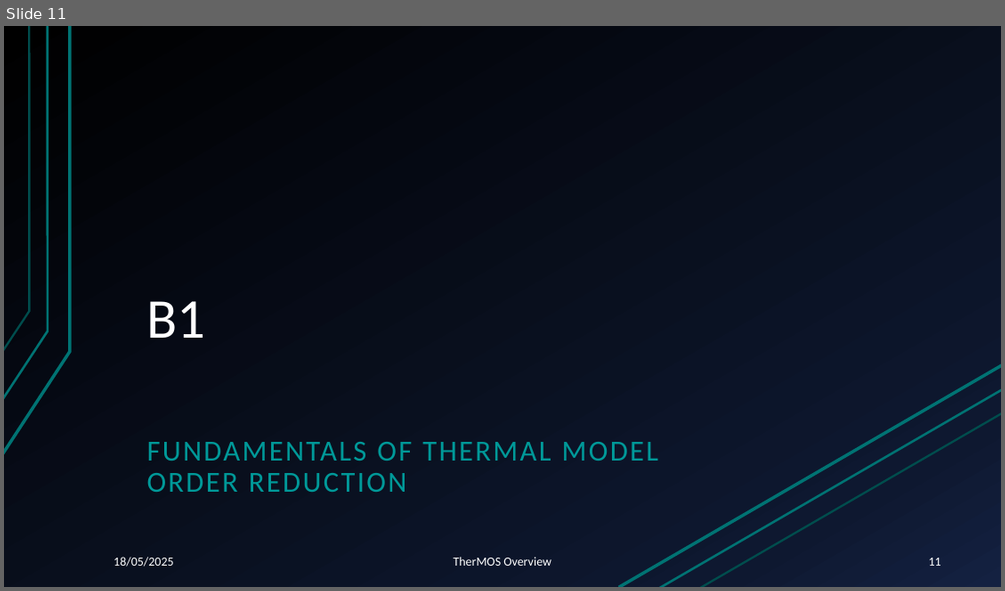
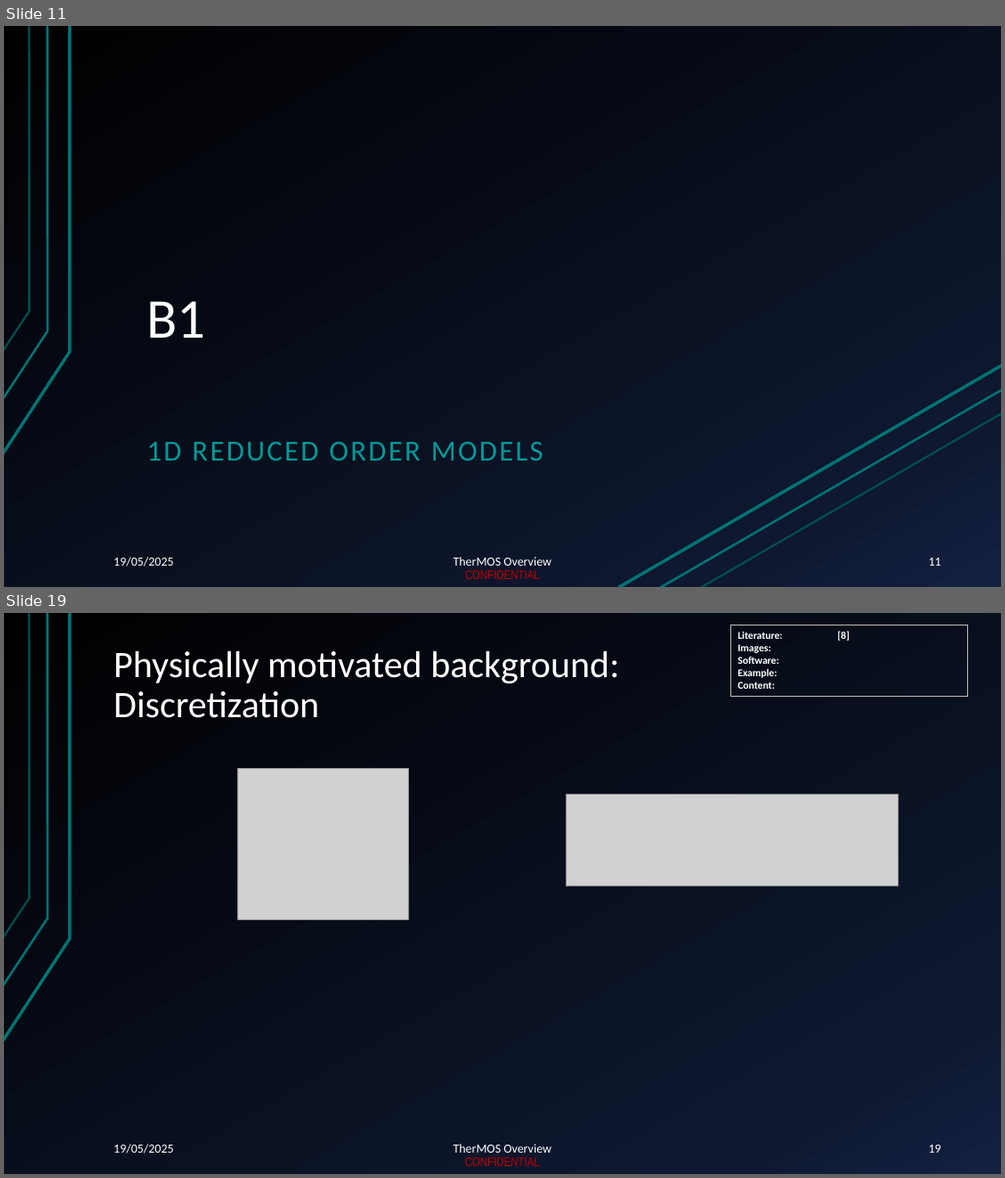
Before and after one commit to pascme05/TherMOS, a slide deck: docu/ppt/PR_250515_Thermos_Tutorial.pptx. Shown one above the other, each under a label of ours: slide 11 before the commit, slides 11 and 19 after it; the slides between them are not shown. The pictures are 1005x591 and 1005x1178 pixels, drawn with LibreOffice and Linux fonts; fonts in the diff are those of the drawing; grey boxes stand for pictures. Boxes give left, top, right and bottom in pixels: in the first picture for what was removed or moved away, otherwise in the second. Text is boxed around its words. In the diff, an @@ line names an element or a change of style, - is before the commit and + after.

```diff
--- a/docu/ppt/PR_250515_Thermos_Tutorial.pptx
+++ b/docu/ppt/PR_250515_Thermos_Tutorial.pptx
@@ slide 19 added at (4,613,1001,1174), background gradient #000000 to #0F1931 to #142242; not listed: 4 template elements that a slide beside it also shows @@
@@ rectangle added at (730,625,967,696), outline #C0C0C0 0.75 pt, 10 pt, text #FFFFFF, bold @@
+Literature: [8]
+Images:
+Software:
+Example:
+Content:
@@ title added at (113,651,619,718), 36 pt, text #FFFFFF @@
+Physically motivated background:
+Discretization
@@ picture added at (237,769,408,919) @@
@@ picture added at (566,794,898,886) @@
@@ text added at (113,1143,173,1153), 12 pt, text #FFFFFF @@
+19/05/2025
@@ text added at (453,1143,551,1152), 12 pt, text #FFFFFF @@
+TherMOS Overview
@@ page number added at (929,1144,941,1152), 12 pt, text #FFFFFF @@
+19
@@ slide 11 changed as well @@
@@ text at (147,442,543,460): text changed @@
-FUNDAMENTALS OF THERMAL MODEL ORDER REDUCTION
+1D REDUCED ORDER MODELS
@@ text at (113,556,173,566): text changed @@
-18/05/2025
+19/05/2025
@@ text added at (465,570,540,579), 12 pt, text #C00000 @@
+CONFIDENTIAL
```
Also in this commit, not shown: 44 other slides changed, 7 other slides added.
